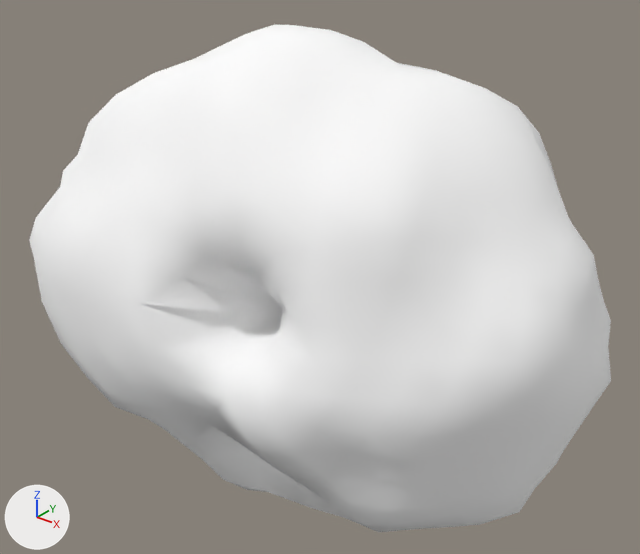
The glTF model assets/asteroids/asteroid_med_23.glb: old version first, new version second.
One viewpoint serves both versions: a camera (50 mm lens) standing at (1.402, -1.794, 1.177) and looking at (-0.033, 0.0, 0.065). Every picture has the same lights, and +X, +Y and +Z are marked at lower left. The picture after the commit comes second. Vertices at exactly the same position are counted once.

Objects in the first picture: 'asteroid_med_23'.
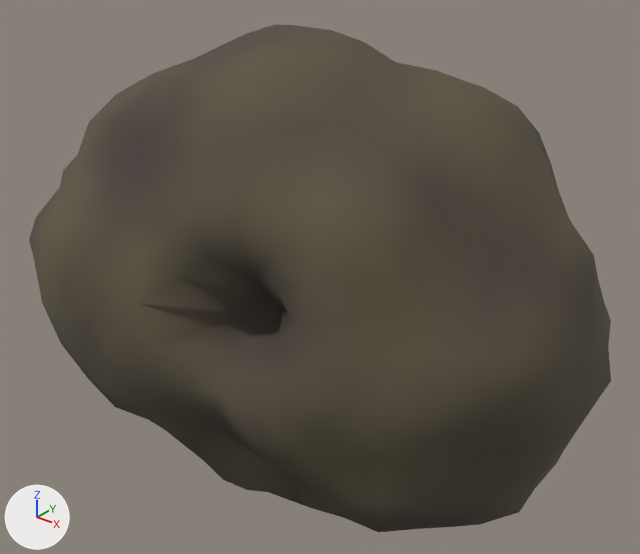
The change, as a list of edits to the scene's bpy script:
```text
Change mat_rock_asteroid_med_23:
    where n0 = _N.new('ShaderNodeBsdfPrincipled'); n0.name = 'Principled BSDF'
    remove n0.inputs[0].default_value = (1.0, 1.0, 1.0, 1.0)  # 'Base Color', white #ffffff
    n0.inputs[1].default_value: 0.00362 -> 0.0181  # 'Metallic'
    n0.inputs[2].default_value: 0.956 -> 0.883  # 'Roughness'
    add n2 = _N.new('ShaderNodeVertexColor'); n2.name = 'Color Attribute'
    add _L.new(n2.outputs[0], n0.inputs[0])  # 'Color' to 'Base Color'
Change me_icosphere:
    where me_icosphere.from_pydata(...)  # 642 vertices, 1280 faces; spans x -0.9..0.8, y -0.59..0.57, z -0.64..0.77
    used by ob_asteroid_med_23; location = (0.0, 0.0, 0.0)
    me_icosphere part 1: vertex colours changed
```

Location of each change, (x1, y1, x2, y2) in pixels of the pictures (640 x 554 px):
'asteroid_med_23', recoloured (darker): (29, 25, 611, 532) in both
